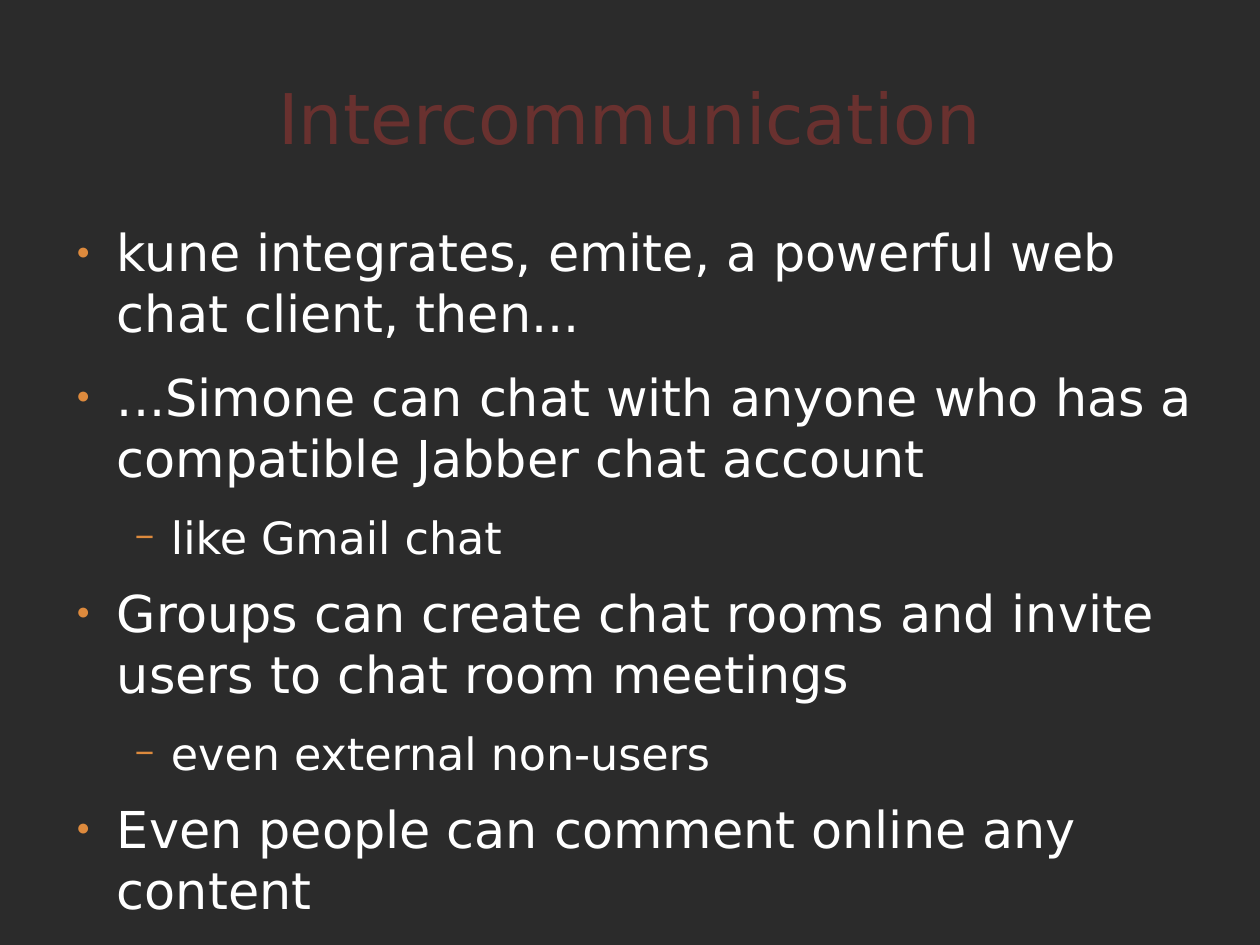
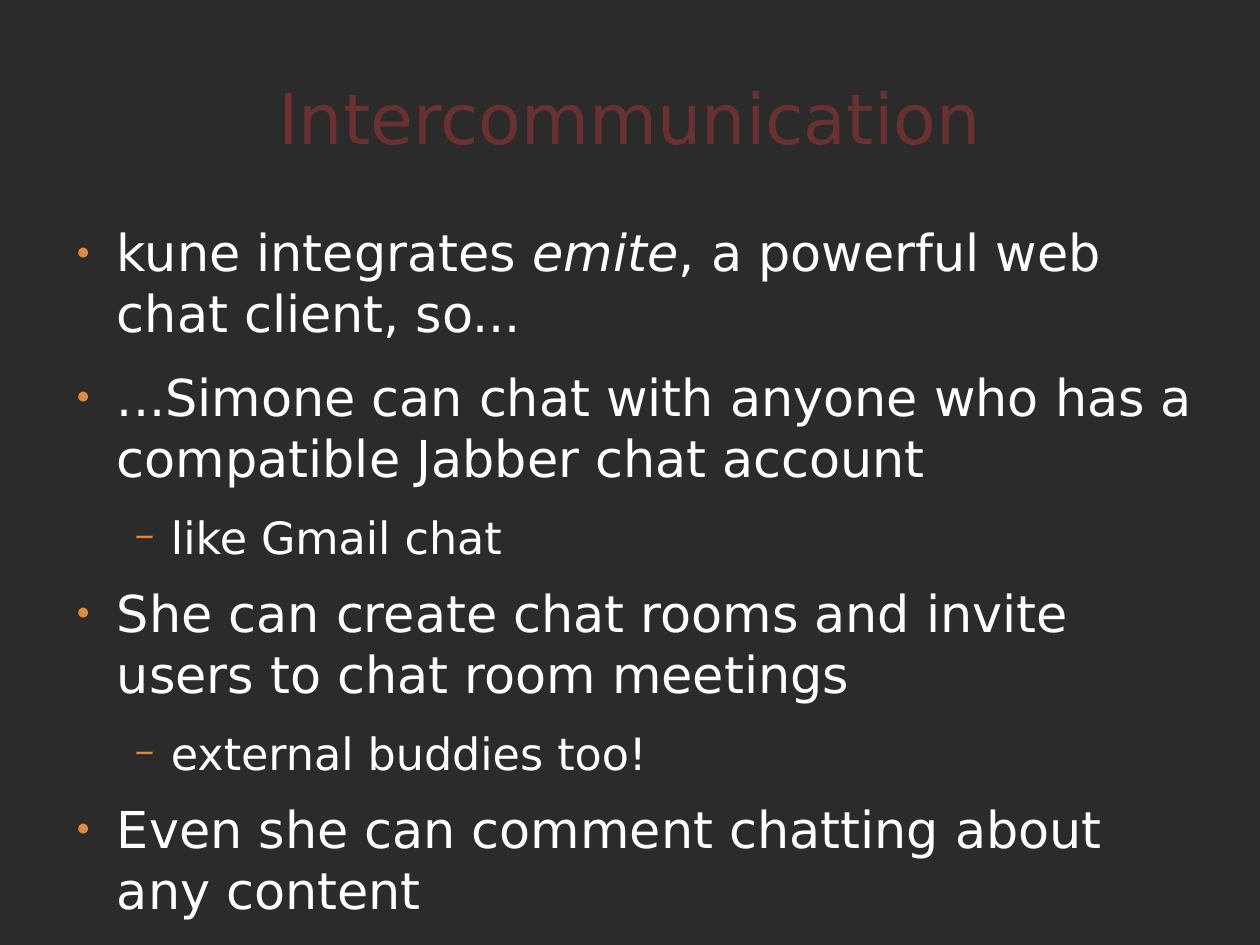
Before and after one commit to comunes/kune, a slide deck: slide 9 of doc/kune-dic-08.odp (slide 11 before the commit). Drawn at 1260x945 pixels with LibreOffice and Linux fonts; fonts in the diff are those of the drawing; background and template pictures are left out; a plain dark background stands for a picture behind light text. Boxes give left, top, right and bottom in pixels: in the first picture for what was removed or moved away, otherwise in the second. Text is boxed around its words. In the diff, an @@ line names an element or a change of style, - is before the commit and + after.

Commit message:
Kune presentation improved: translation, organization and design

```diff
--- a/doc/kune-dic-08.odp
+++ b/doc/kune-dic-08.odp
@@ text at [117, 232, 1101, 338]: text changed @@
-● kune integrates, emite, a powerful web chat client, then...
+● kune integrates emite, a powerful web chat client, so...
@@ text at [117, 593, 1102, 920]: text changed @@
-● Groups can create chat rooms and invite users to chat room meetings
-  − even external non-users
-● Even people can comment online any content
+● She can create chat rooms and invite users to chat room meetings
+  − external buddies too!
+● Even she can comment chatting about any content
```
Also in this commit, not shown: 13 other slides changed, 2 slides removed.
